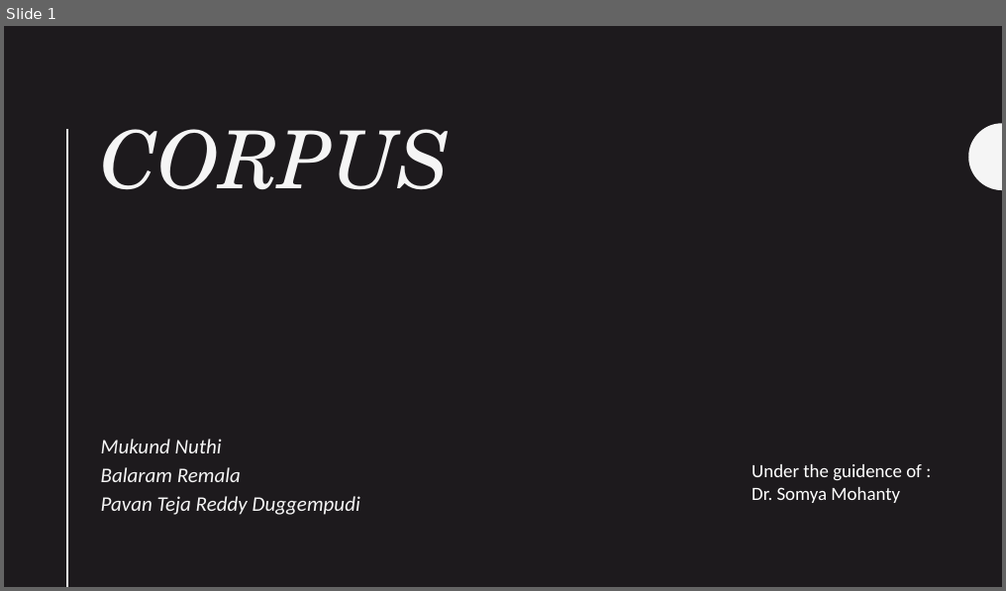
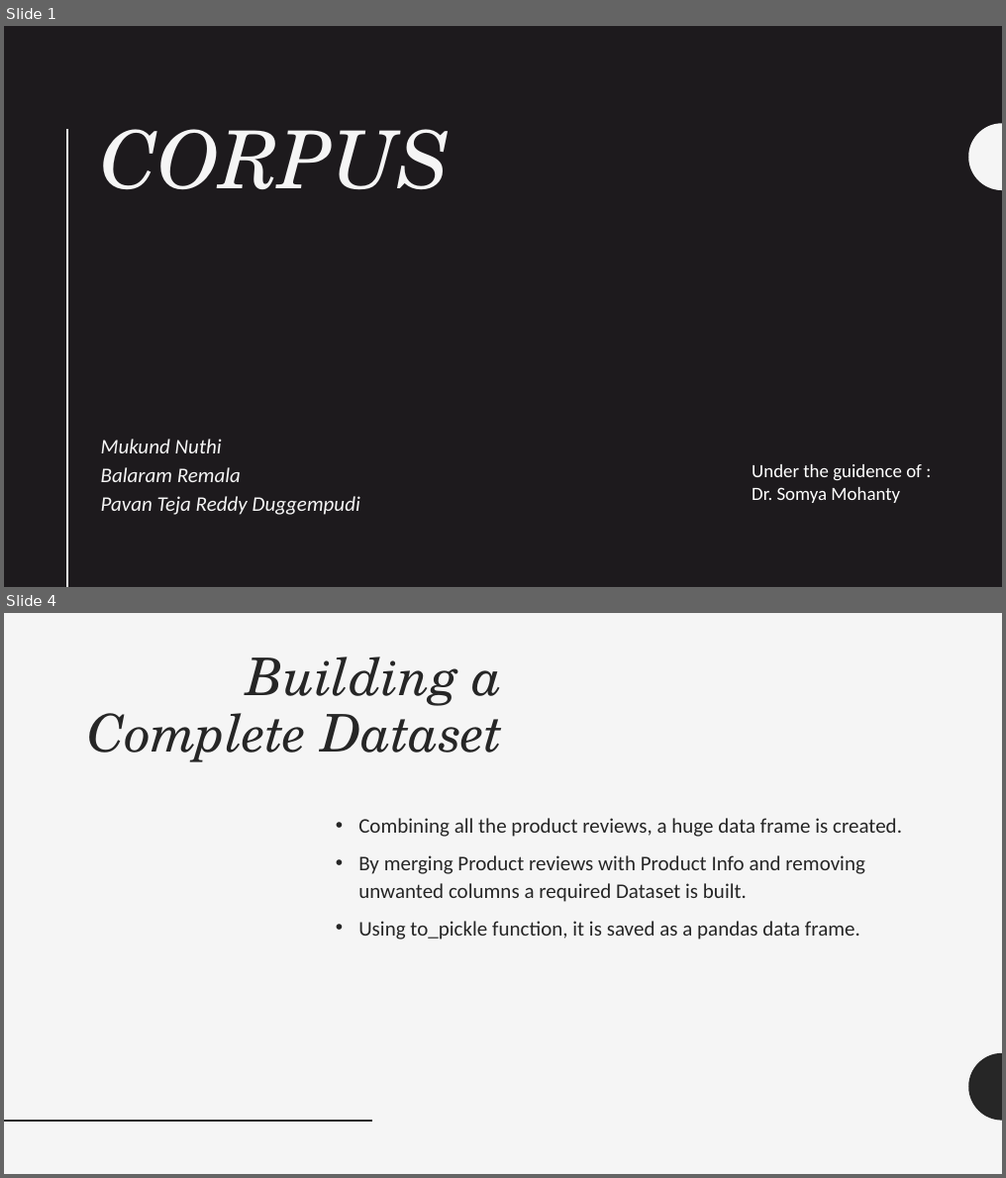
Before and after one commit to UNCG-CSE/CORPUS, a slide deck: presentations/DS ppt.pptx. Shown one above the other, each under a label of ours: slide 1 before the commit, slides 1 and 4 after it; the slides between them are not shown. The pictures are 1006x591 and 1006x1178 pixels, drawn with LibreOffice and Linux fonts; fonts in the diff are those of the drawing. Boxes give left, top, right and bottom in pixels: in the first picture for what was removed or moved away, otherwise in the second. Text is boxed around its words. In the diff, an @@ line names an element or a change of style, - is before the commit and + after.

```diff
--- a/presentations/DS ppt.pptx
+++ b/presentations/DS ppt.pptx
@@ slide 4 added at (x1=4, y1=613, x2=1002, y2=1174), background #F5F5F5 @@
@@ title added at (x1=87, y1=657, x2=503, y2=762), 50 pt, text #262626, italic @@
+Building a Complete Dataset
@@ text added at (x1=358, y1=818, x2=902, y2=940), 20 pt, text #262626 @@
+• Combining all the product reviews, a huge data frame is created.
+• By merging Product reviews with Product Info and removing unwanted columns a required Dataset is built.
+• Using to_pickle function, it is saved as a pandas data frame.
@@ freeform shape added at (x1=969, y1=1054, x2=1002, y2=1121), fill #262626 @@
@@ line added from (4, 1121) to (372, 1121), #262626 2 pt @@
```
Also in this commit, not shown: 2 slides changed, 12 other slides added, 1 slide removed.
